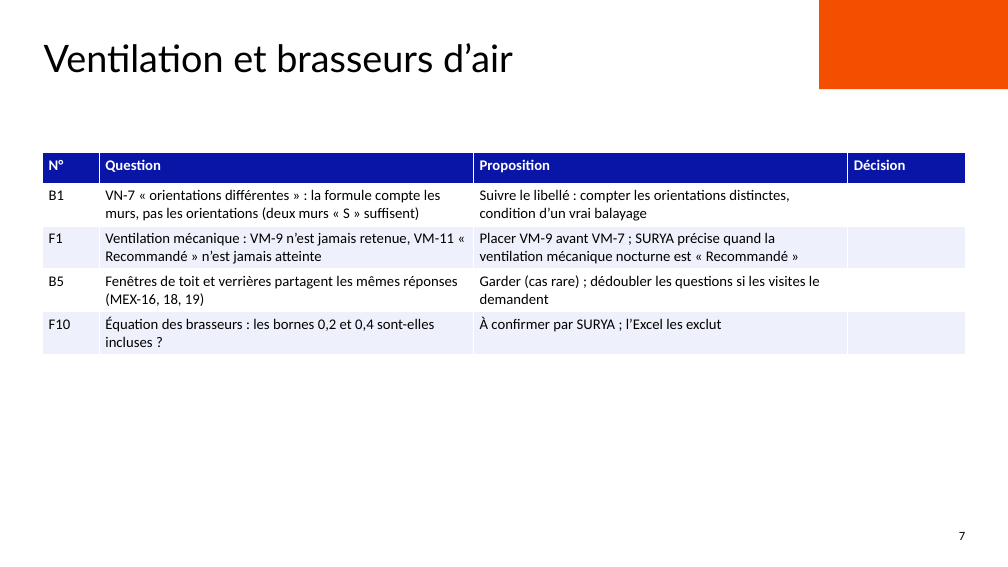
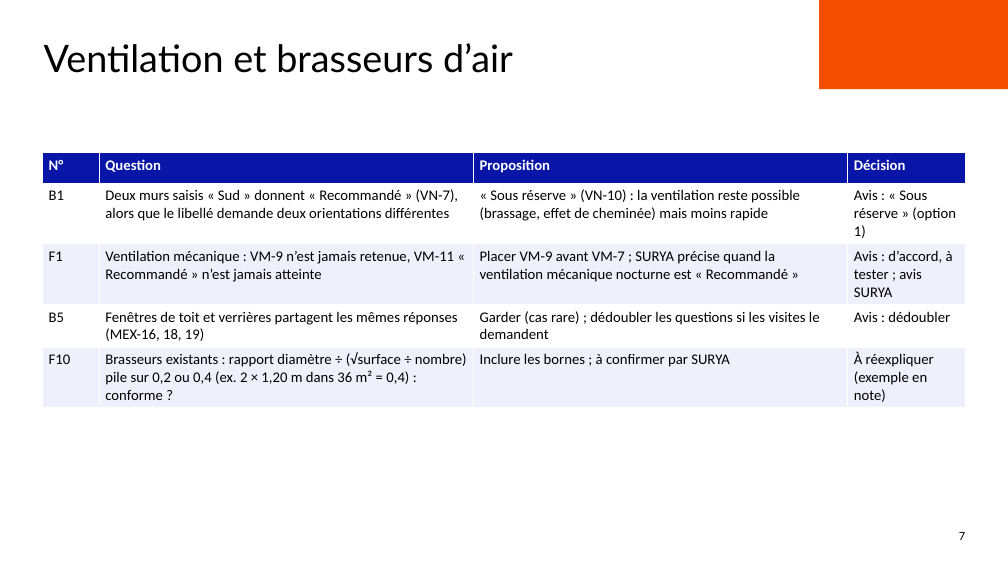
Before and after one commit to benjaminlallemand44/outilplancanicule_methodosurya, a slide deck: slide 7 of docs/presentation/Points_a_trancher_reunion.pptx. Drawn at 1008x567 pixels with LibreOffice and Linux fonts; fonts in the diff are those of the drawing; background and template pictures are left out. Boxes give left, top, right and bottom in pixels: in the first picture for what was removed or moved away, otherwise in the second. Text is boxed around its words. In the diff, an @@ line names an element or a change of style, - is before the commit and + after.

```diff
--- a/docs/presentation/Points_a_trancher_reunion.pptx
+++ b/docs/presentation/Points_a_trancher_reunion.pptx
@@ table at bbox=[42, 153, 965, 406] @@
-row 2: B1 | VN-7 « orientations différentes » : la formule compte les murs, pas les orientations (deux murs « S » suffisent) | Suivre le libellé : compter les orientations distinctes, condition d’un vrai balayage | 
+row 2: B1 | Deux murs saisis « Sud » donnent « Recommandé » (VN-7), alors que le libellé demande deux orientations différentes | « Sous réserve » (VN-10) : la ventilation reste possible (brassage, effet de cheminée) mais moins rapide | Avis : « Sous réserve » (option 1)
-row 3, column 4: 
+row 3, column 4: Avis : d’accord, à tester ; avis SURYA
-row 4, column 4: 
+row 4, column 4: Avis : dédoubler
-row 5: F10 | Équation des brasseurs : les bornes 0,2 et 0,4 sont-elles incluses ? | À confirmer par SURYA ; l’Excel les exclut | 
+row 5: F10 | Brasseurs existants : rapport diamètre ÷ (√surface ÷ nombre) pile sur 0,2 ou 0,4 (ex. 2 × 1,20 m dans 36 m² = 0,4) : conforme ? | Inclure les bornes ; à confirmer par SURYA | À réexpliquer (exemple en note)
```
Also in this commit, not shown: 7 other slides changed, 4 other files.
